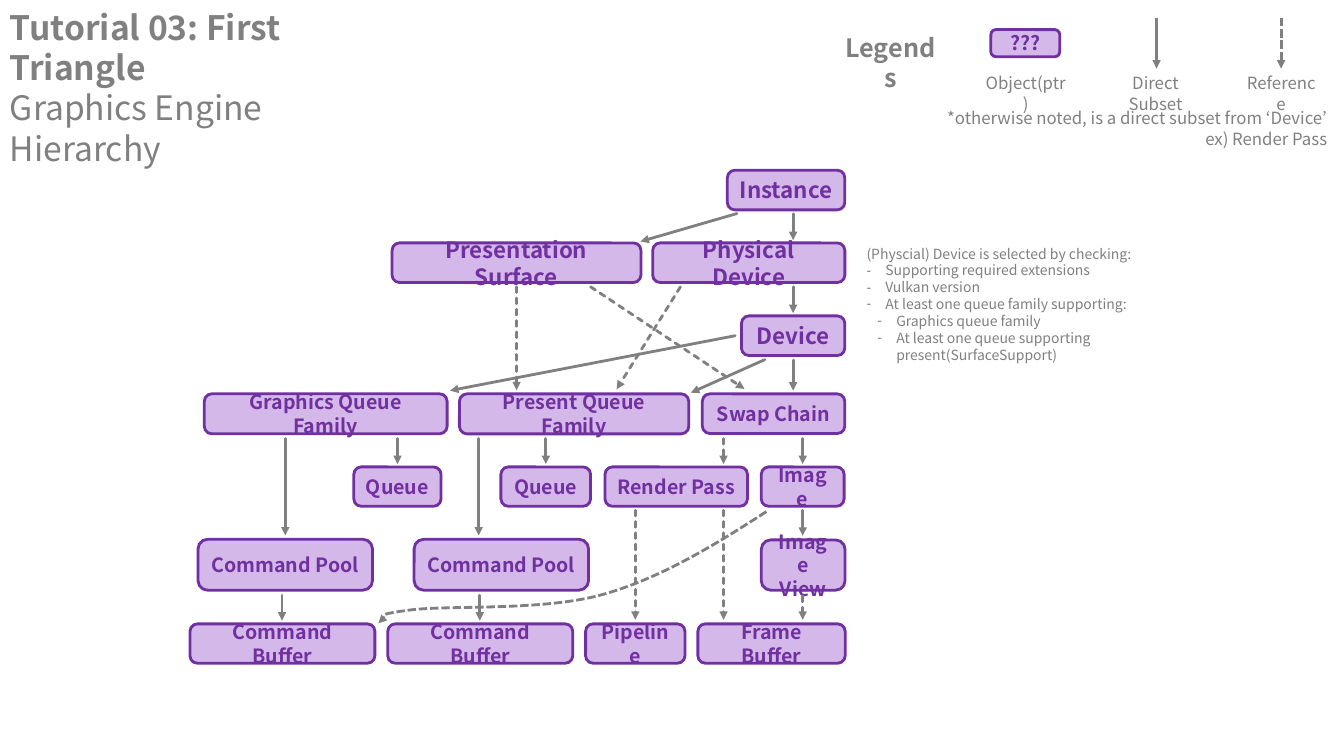
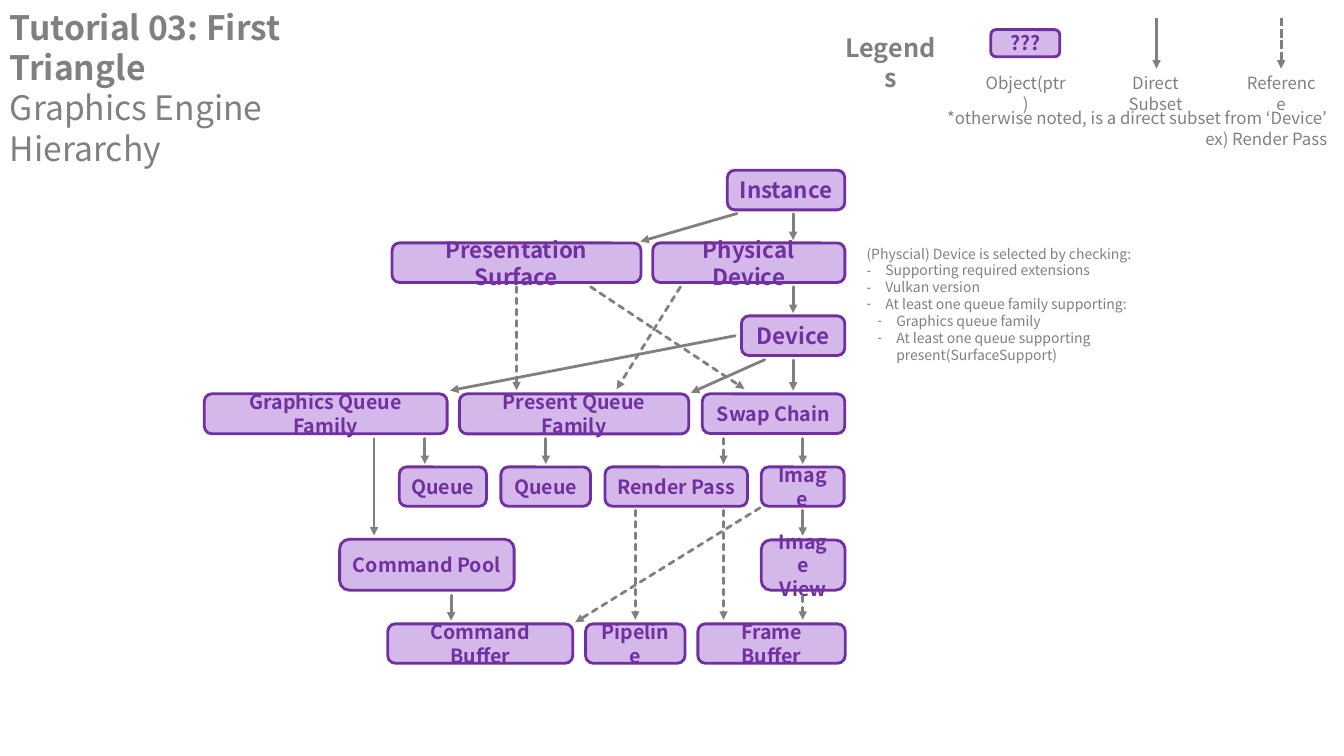
Before and after one commit to CabbageOni/VulcanFramework, a slide deck: slide 3 of vulkan.pptx. Drawn at 1344x756 pixels with LibreOffice and Linux fonts; fonts in the diff are those of the drawing. Boxes give left, top, right and bottom in pixels: in the first picture for what was removed or moved away, otherwise in the second. Text is boxed around its words. In the diff, an @@ line names an element or a change of style, - is before the commit and + after.

```diff
--- a/vulkan.pptx
+++ b/vulkan.pptx
@@ arrow moved from (285, 439) - (285, 535) to (374, 439) - (374, 535) @@
@@ arrow moved from (397, 439) - (397, 464) to (424, 439) - (424, 464) @@
@@ arrow removed from (479, 439) to (479, 535) @@
@@ rounded rectangle "Queue": place and size @@
-rounded rectangle "Queue" at <box>354,467,442,506</box>
+rounded rectangle "Queue" at <box>399,467,487,506</box>
@@ arrow added from (760, 508) to (576, 622), #808080 2 pt dashed @@
@@ rounded rectangle "Command Pool": place and size @@
-rounded rectangle "Command Pool" at <box>198,539,372,591</box>
+rounded rectangle "Command Pool" at <box>340,539,514,591</box>
@@ freeform shape removed at <box>378,512,766,624</box> @@
@@ rounded rectangle removed at <box>414,539,589,591</box> @@
-Command Pool
@@ arrow moved from (282, 596) - (282, 621) to (452, 596) - (452, 621) @@
@@ arrow removed from (480, 596) to (480, 621) @@
@@ rounded rectangle removed at <box>190,624,374,663</box> @@
-Command Buffer
```
Also in this commit, not shown: 2 other slides changed, 1 slide removed, 2 other files.
